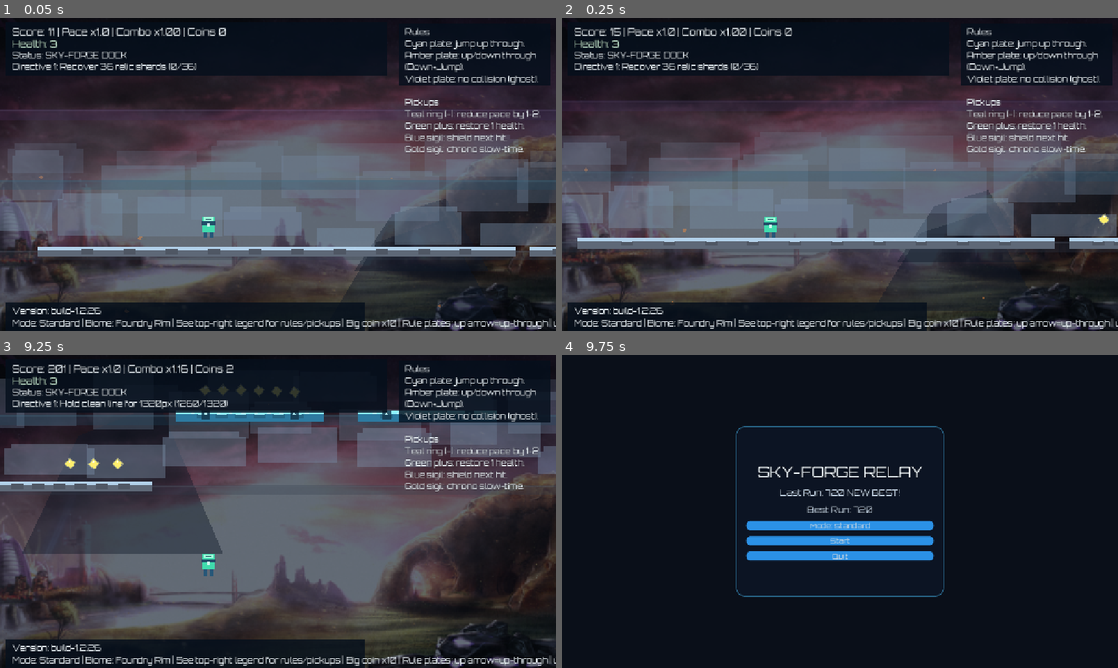
Above: before the commit, frames 1-4 (two rows, left to right).
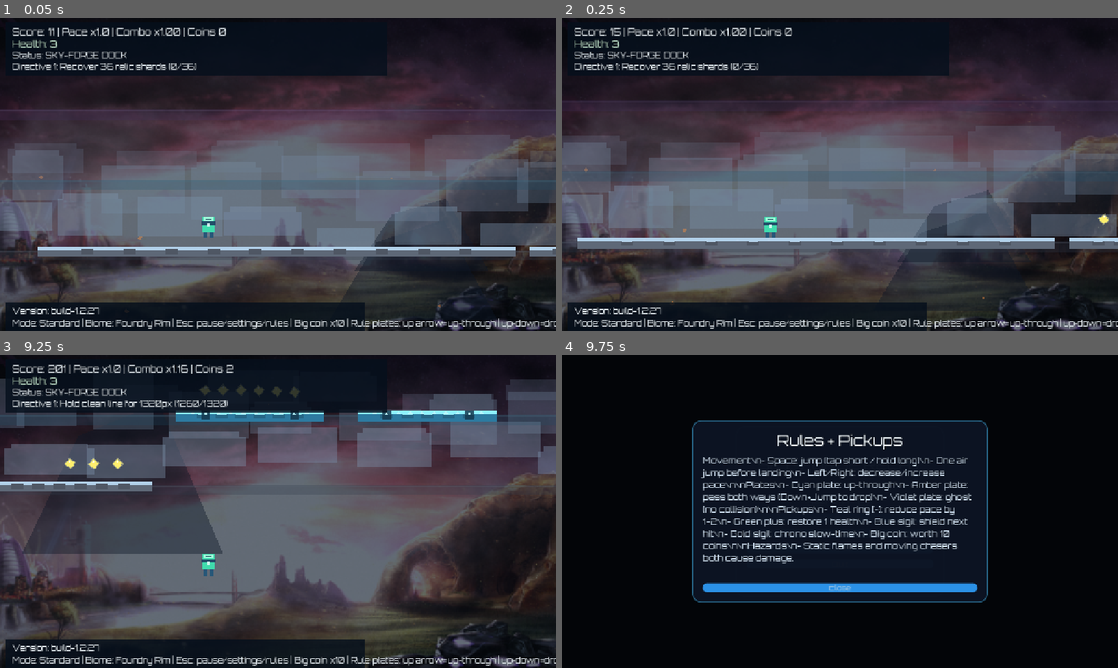
Above: after the commit, the same moments.

Repository: DKE-DEV-33/Endless-Runner-Redux
Game: Godot game, scene res://scenes/Main.tscn
Same seed, same stepped clock (60 frames per second), same inputs: the game is played once before the commit and once after it.
Inputs (mouse positions are in pixels of both pictures, inside the frame that each line leads up to):
- Up to frame 1 (0.05 s): no input
- Up to frame 2 (0.25 s): no input
- Up to frame 3 (9.25 s): tap Enter at 0.5 s; hold Space (jump) 0.53-1.28 s; hold Right (ui_right) 0.53-2.03 s; tap Space (jump) at 1.35, 1.52, 1.82, 2.85, 3.02, 3.32, 5.1, 5.27, 5.57, 6.6, 6.77, 7.07, 8.1, 8.27, 8.57 s; hold Left (ui_left) 2.03-2.78 s; hold Space (jump) 2.03-2.78 s; hold Right (ui_right) 2.78-4.25 s; hold Space (jump) 3.53-4.25 s; tap Escape (ui_cancel) at 4.15 s; click "Restart Run" at 4.25 s; hold Left (ui_left) 5.03-5.78 s; hold Right (ui_right) 5.78-6.53 s; hold Space (jump) 5.78-6.53 s; hold Left (ui_left) 6.53-8.03 s; hold Space (jump) 7.28-8.03 s; hold Right (ui_right) from 8.03 s (still down); hold Space (jump) from 8.78 s (still down)
- Up to frame 4 (9.75 s): release Right (ui_right) at 9.5 s; release Space (jump) at 9.5 s; click (840, 549) at 9.5 s, where only the run after the commit has a clickable "Rules"

The runs differ from the first frame. In frame 1, 4.2% of the frame differs, in the area x 17-100%, y 3-100%; in frame 2, 4.2%; in frame 3, 5.0%; in frame 4, 10%, in the area x 23-77%, y 20-80%.

Commit message:
Move rules to menu modal and hide gameplay legend by default

Diff:
--- a/scenes/Main.tscn
+++ b/scenes/Main.tscn
@@ -99,6 +99,7 @@
 color = Color(0.02, 0.06, 0.11, 0.82)
 
 [node name="LegendCard" type="ColorRect" parent="CanvasLayer"]
+visible = false
 offset_left = 918.0
 offset_top = 12.0
 offset_right = 1266.0
@@ -106,6 +107,7 @@
 color = Color(0.02, 0.06, 0.11, 0.82)
 
 [node name="LegendLabel" type="Label" parent="CanvasLayer"]
+visible = false
 offset_left = 932.0
 offset_top = 20.0
 offset_right = 1254.0
--- a/scenes/Menu.tscn
+++ b/scenes/Menu.tscn
@@ -137,6 +137,14 @@
 theme_override_styles/hover = SubResource("5")
 theme_override_styles/pressed = SubResource("6")
 
+[node name="RulesButton" type="Button" parent="Card/Center"]
+layout_mode = 2
+text = "Rules"
+theme_override_fonts/font = ExtResource("2")
+theme_override_styles/normal = SubResource("4")
+theme_override_styles/hover = SubResource("5")
+theme_override_styles/pressed = SubResource("6")
+
 [node name="QuitButton" type="Button" parent="Card/Center"]
 layout_mode = 2
 text = "Quit"
@@ -144,3 +152,62 @@
 theme_override_styles/normal = SubResource("4")
 theme_override_styles/hover = SubResource("5")
 theme_override_styles/pressed = SubResource("6")
+
+[node name="RulesOverlay" type="ColorRect" parent="."]
+visible = false
+layout_mode = 1
+anchors_preset = 15
+anchor_right = 1.0
+anchor_bottom = 1.0
+grow_horizontal = 2
+grow_vertical = 2
+mouse_filter = 1
+color = Color(0, 0, 0, 0.66)
+
+[node name="RulesPanel" type="Panel" parent="RulesOverlay"]
+layout_mode = 1
+anchors_preset = 8
+anchor_left = 0.5
+anchor_top = 0.5
+anchor_right = 0.5
+anchor_bottom = 0.5
+offset_left = -340.0
+offset_top = -210.0
+offset_right = 340.0
+offset_bottom = 210.0
+grow_horizontal = 2
+grow_vertical = 2
+theme_override_styles/panel = SubResource("3")
+
+[node name="VBox" type="VBoxContainer" parent="RulesOverlay/RulesPanel"]
+anchors_preset = 15
+anchor_right = 1.0
+anchor_bottom = 1.0
+offset_left = 24.0
+offset_top = 24.0
+offset_right = -24.0
+offset_bottom = -24.0
+grow_horizontal = 2
+grow_vertical = 2
+theme_override_constants/separation = 12
+
+[node name="RulesTitle" type="Label" parent="RulesOverlay/RulesPanel/VBox"]
+layout_mode = 2
+text = "Rules + Pickups"
+horizontal_alignment = 1
+label_settings = SubResource("1")
+
+[node name="RulesText" type="Label" parent="RulesOverlay/RulesPanel/VBox"]
+layout_mode = 2
+size_flags_vertical = 3
+text = "Movement\\n- Space: jump (tap short / hold long)\\n- One air jump before landing\\n- Left/Right: decrease/increase pace\\n\\nPlates\\n- Cyan plate: up-through\\n- Amber plate: pass both ways (Down+Jump to drop)\\n- Violet plate: ghost (no collision)\\n\\nPickups\\n- Teal ring [-]: reduce pace by 1-2\\n- Green plus: restore 1 health\\n- Blue sigil: shield next hit\\n- Gold sigil: chrono slow-time\\n- Big coin: worth 10 coins\\n\\nHazards\\n- Static flames and moving chasers both cause damage."
+autowrap_mode = 2
+label_settings = SubResource("2")
+
+[node name="CloseRulesButton" type="Button" parent="RulesOverlay/RulesPanel/VBox"]
+layout_mode = 2
+text = "Close"
+theme_override_fonts/font = ExtResource("2")
+theme_override_styles/normal = SubResource("4")
+theme_override_styles/hover = SubResource("5")
+theme_override_styles/pressed = SubResource("6")
--- a/scripts/main.gd
+++ b/scripts/main.gd
@@ -1,5 +1,5 @@
 extends Node2D
-const BUILD_VERSION: String = "build-1.2.26"
+const BUILD_VERSION: String = "build-1.2.27"
 
 const PLATFORM_THICKNESS: float = 24.0
 const PLAYER_AHEAD_SPAWN: float = 1650.0
@@ -1621,7 +1621,7 @@
 	return clampf(chance, 0.04, 0.85)
 
 func _base_info_text() -> String:
-	var text: String = "Mode: %s | Biome: %s | See top-right legend for rules/pickups | Big coin x10" % [run_mode.capitalize(), _current_biome().get("name", "Sky-Forge")]
+	var text: String = "Mode: %s | Biome: %s | Esc: pause/settings/rules | Big coin x10" % [run_mode.capitalize(), _current_biome().get("name", "Sky-Forge")]
 	if rift_active and rift_event_type != RiftEventType.NONE:
 		text += " | Event: %s %d/%d" % [rift_event_name, rift_event_progress, rift_event_target]
 	return text
--- a/scripts/menu.gd
+++ b/scripts/menu.gd
@@ -2,23 +2,29 @@
 const INTRO_MUSIC_PATH: String = "res://assets/audio/intro_music.mp3"
 
 @onready var start_button: Button = $Card/Center/StartButton
+@onready var rules_button: Button = $Card/Center/RulesButton
 @onready var quit_button: Button = $Card/Center/QuitButton
 @onready var last_score_label: Label = $Card/Center/LastScoreLabel
 @onready var best_score_label: Label = $Card/Center/BestScoreLabel
 @onready var mode_button: Button = $Card/Center/ModeButton
 @onready var daily_seed_label: Label = $Card/Center/DailySeedLabel
+@onready var rules_overlay: ColorRect = $RulesOverlay
+@onready var close_rules_button: Button = $RulesOverlay/RulesPanel/VBox/CloseRulesButton
 
 var run_mode: String = "standard"
 var intro_player: AudioStreamPlayer = AudioStreamPlayer.new()
 
 func _ready() -> void:
 	start_button.pressed.connect(_on_start_pressed)
+	rules_button.pressed.connect(_on_rules_pressed)
 	quit_button.pressed.connect(_on_quit_pressed)
+	close_rules_button.pressed.connect(_hide_rules_overlay)
 	mode_button.pressed.connect(_on_mode_pressed)
 	_setup_intro_music()
 	run_mode = String(get_tree().get_meta("run_mode", "standard"))
 	_refresh_mode_ui()
 	_refresh_score_labels()
+	rules_overlay.visible = false
 
 func _on_start_pressed() -> void:
 	if intro_player.playing:
@@ -28,6 +34,12 @@
 
 func _on_quit_pressed() -> void:
 	get_tree().quit()
+
+func _on_rules_pressed() -> void:
+	rules_overlay.visible = true
+
+func _hide_rules_overlay() -> void:
+	rules_overlay.visible = false
 
 func _on_mode_pressed() -> void:
 	run_mode = "daily" if run_mode == "standard" else "standard"
@@ -66,6 +78,10 @@
 	if intro_player.stream != null and not intro_player.playing:
 		intro_player.play()
 
+func _unhandled_input(event: InputEvent) -> void:
+	if event.is_action_pressed("ui_cancel") and rules_overlay.visible:
+		_hide_rules_overlay()
+
 func _setup_intro_music() -> void:
 	intro_player.name = "IntroMusic"
 	intro_player.bus = "Master"
